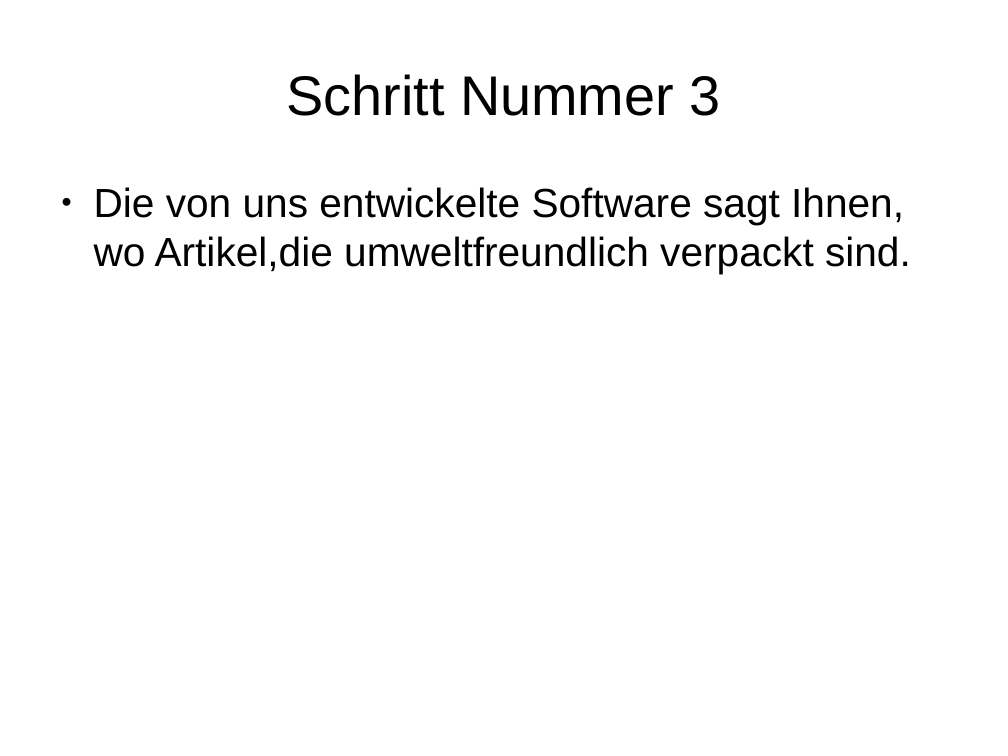
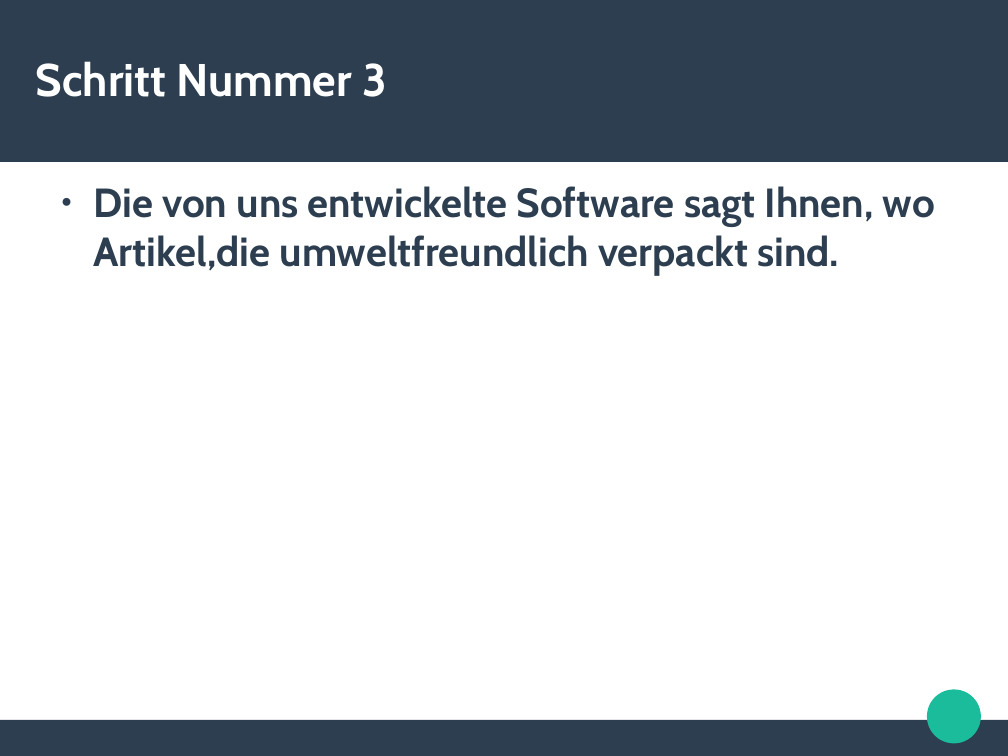
Before and after one commit to jenskuespert/KGSSB, a slide deck: slide 4 of SEB/Die_Einkaufsberater.odp. Drawn at 1008x756 pixels with LibreOffice and Linux fonts; fonts in the diff are those of the drawing. Boxes give left, top, right and bottom in pixels: in the first picture for what was removed or moved away, otherwise in the second. Text is boxed around its words. In the diff, an @@ line names an element or a change of style, - is before the commit and + after.

```diff
--- a/SEB/Die_Einkaufsberater.odp
+++ b/SEB/Die_Einkaufsberater.odp
@@ rectangle added at (x1=0, y1=0, x2=1008, y2=162), fill #2C3E50 @@
@@ title "Schritt Nummer 3" moved from (x1=286, y1=74, x2=721, y2=116) to (x1=36, y1=61, x2=387, y2=97) @@
@@ title "Schritt Nummer 3" at (x1=36, y1=61, x2=387, y2=97): size 44 to 36 pt, font Arial to Cabin, text colour #000000 to #FFFFFF, bold on; alignment centre to left @@
@@ text "Die von uns entwickelte Software ..." at (x1=94, y1=186, x2=935, y2=275): font Arial to Cabin, text colour #000000 to #2C3E50, bold on; bullet colour #000000 to #2C3E50 @@
@@ ellipse added at (x1=928, y1=690, x2=981, y2=744), fill #1ABC9C @@
@@ rectangle added at (x1=0, y1=720, x2=1008, y2=756), fill #2C3E50 @@
```
Also in this commit, not shown: 3 other slides changed, 1 other file.
